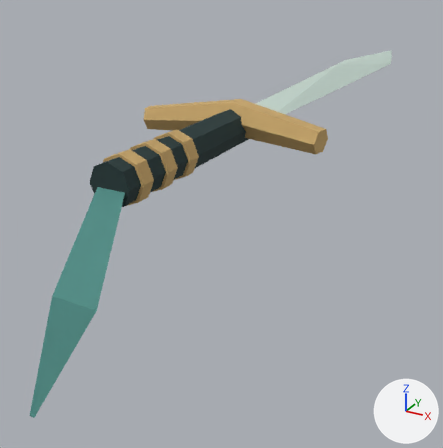
One commit to the glTF model game/assets/models/long_sword.glb: the scene before it, then after it.
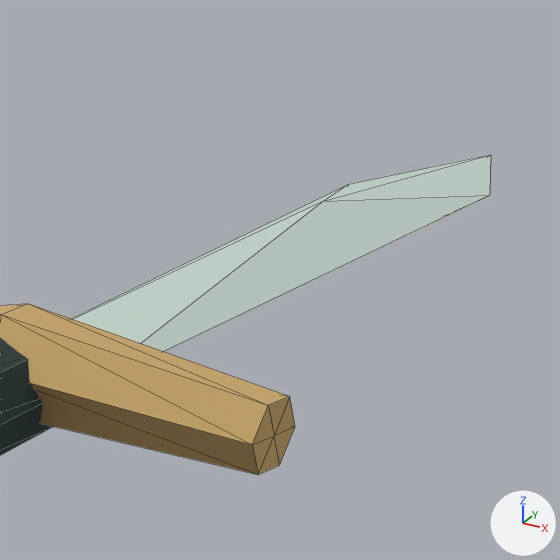
Each version appears first whole from a 50 mm lens placed at (0.67, -1.03, 0.38), pointed at (-0.13, 0.42, -0.35), and next in a close-up on the part from 52% to 94% of the width and 0% to 41% of the height. The lights are fixed; the arrows at lower right show +X, +Y and +Z. The last two pictures show the newer version. The close-ups show mesh edges as thin lines. Where no turn or scale is listed for an object, it has been applied to the vertices. Vertices at exactly the same position are counted once.

Objects in the first close-up: 'BladeMesh'.
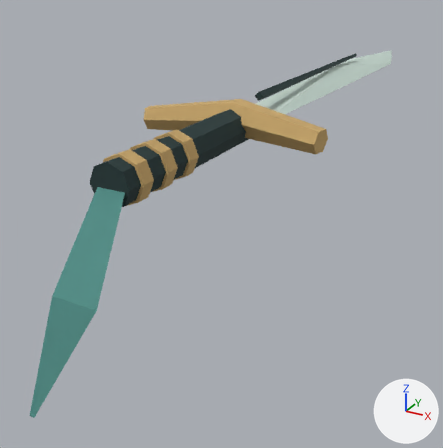
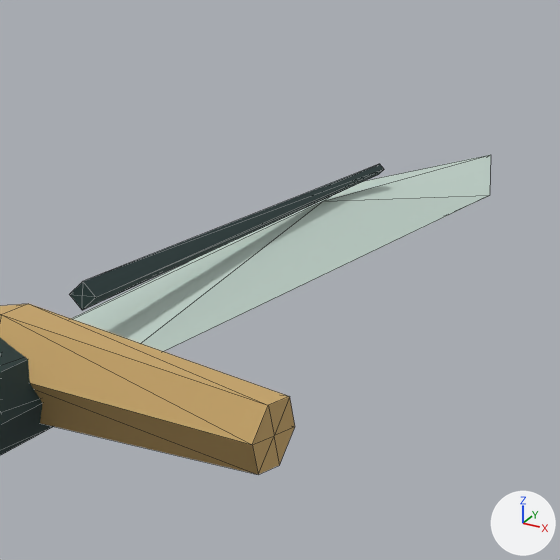
Where the change shows, as pixel boxes (x1, y1, x2, y2) in the close-ups (560 x 560 px):
part 1 of me_blademesh, added: after (69, 164, 384, 310)

The edits, one by one:
me_blademesh is used by ob_blademesh; location (0.0, 0.0, 0.0).
me_blademesh had 105 vertices, 178 faces and spanned x -0.24..0.24, y -0.5..1.7, z -0.3..0.06.
me_blademesh now has 115 vertices, 194 faces and spans x -0.24..0.24, y -0.5..1.7, z -0.3..0.06.
Part 1, on me_blademesh:
10 vertices are added at x -0.01..0.01, y 0.38..1.18, z 0.04..0.06.
16 new faces join them.
